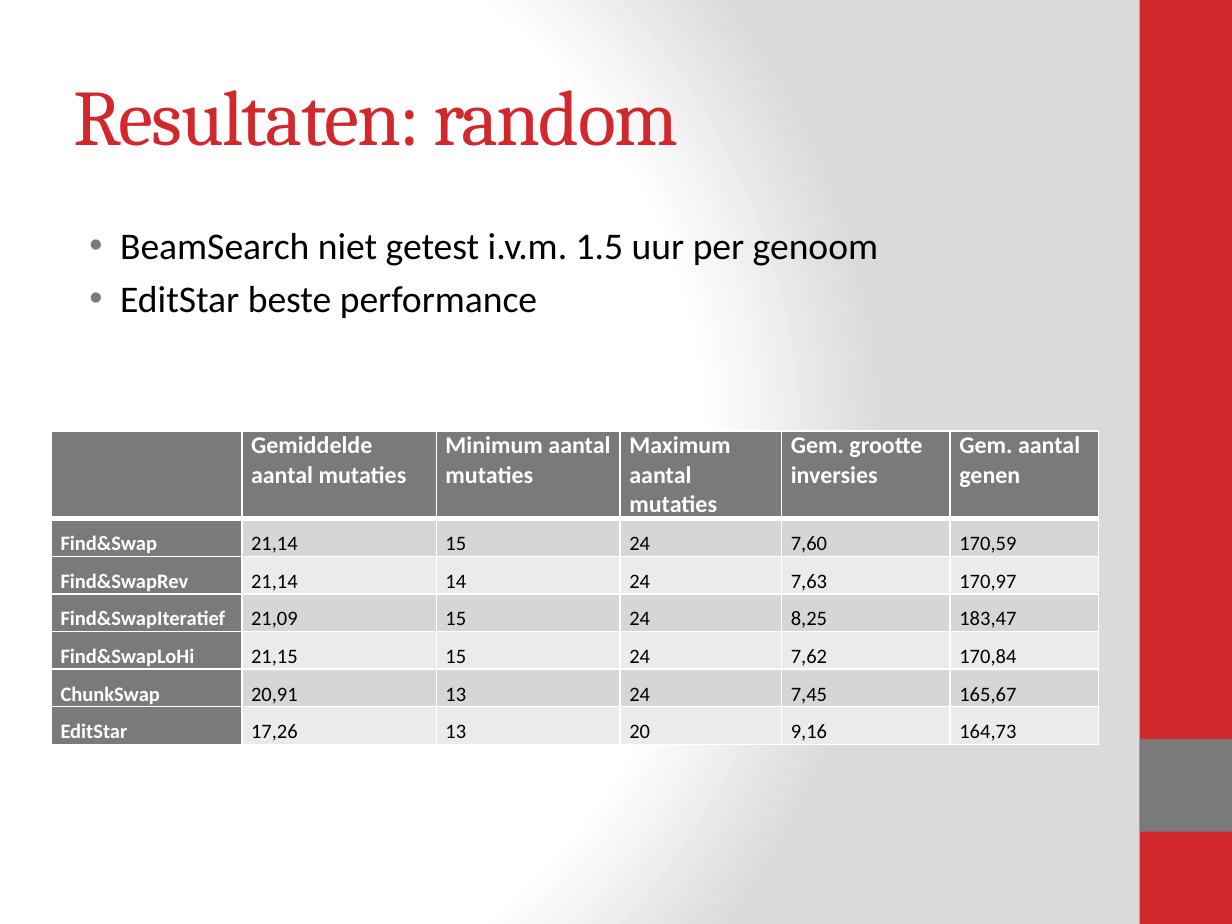
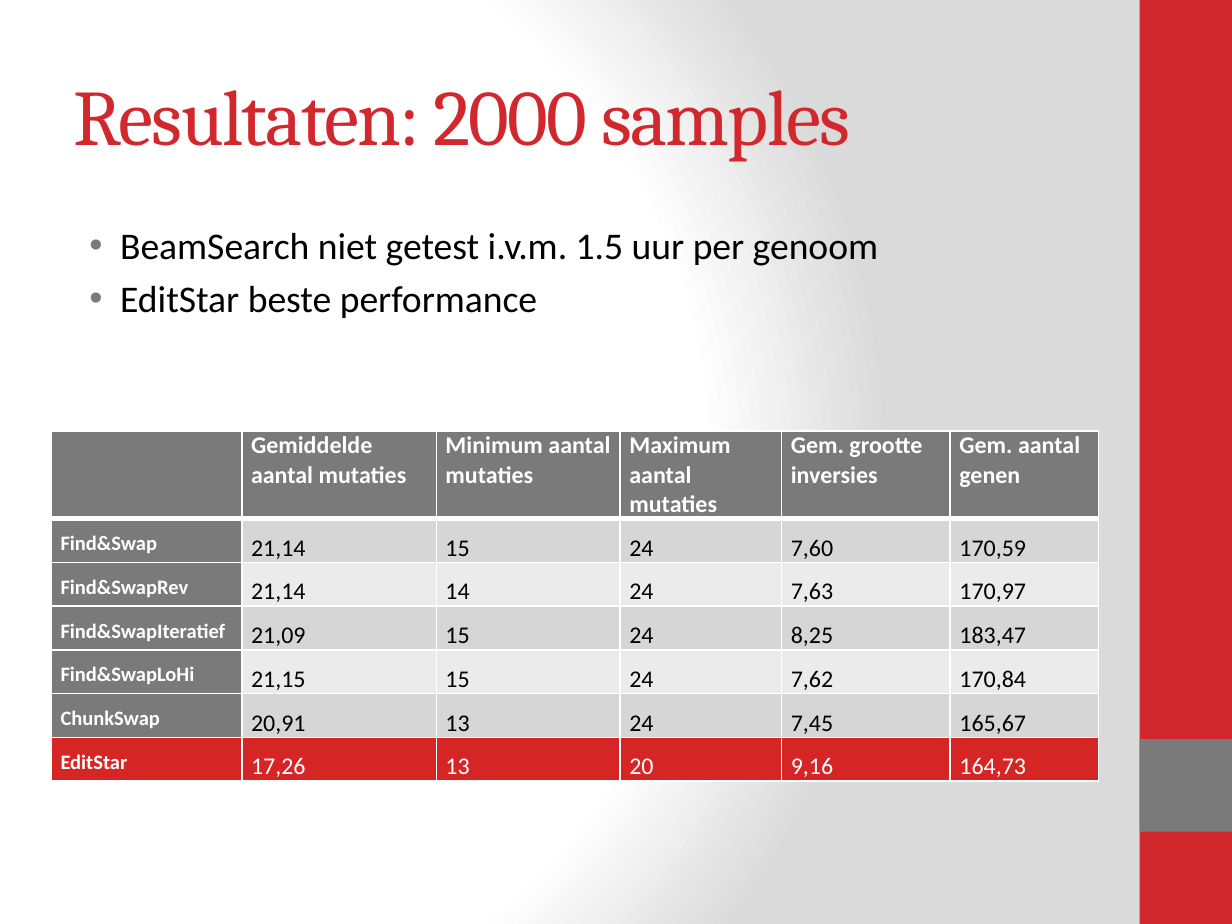
Before and after one commit to Blomr/Fruitvliegen, a slide deck: slide 15 of Fruitvliegen_Presentatie.pptx (slide 12 before the commit). Drawn at 1232x924 pixels with LibreOffice and Linux fonts; fonts in the diff are those of the drawing. Boxes give left, top, right and bottom in pixels: in the first picture for what was removed or moved away, otherwise in the second. Text is boxed around its words. In the diff, an @@ line names an element or a change of style, - is before the commit and + after.

```diff
--- a/Fruitvliegen_Presentatie.pptx
+++ b/Fruitvliegen_Presentatie.pptx
@@ title at (74,90,850,162): text changed @@
-Resultaten: random
+Resultaten: 2000 samples
@@ table at (52,431,1099,785) @@
@@ fill #7A7A7A to #D52525 in row 7, column 1 @@
@@ fill #ECECEC to #D52525 in 5 cells @@
@@ size 12 to 14 pt in "21,14", "15", "24", "7,60" and 26 more places @@
@@ text colour #000000 to #FFFFFF in "17,26", "13", "20", "9,16" and 1 more places @@
```
Also in this commit, not shown: 5 other slides changed, 7 slides added, 2 slides removed, 2 other files.
